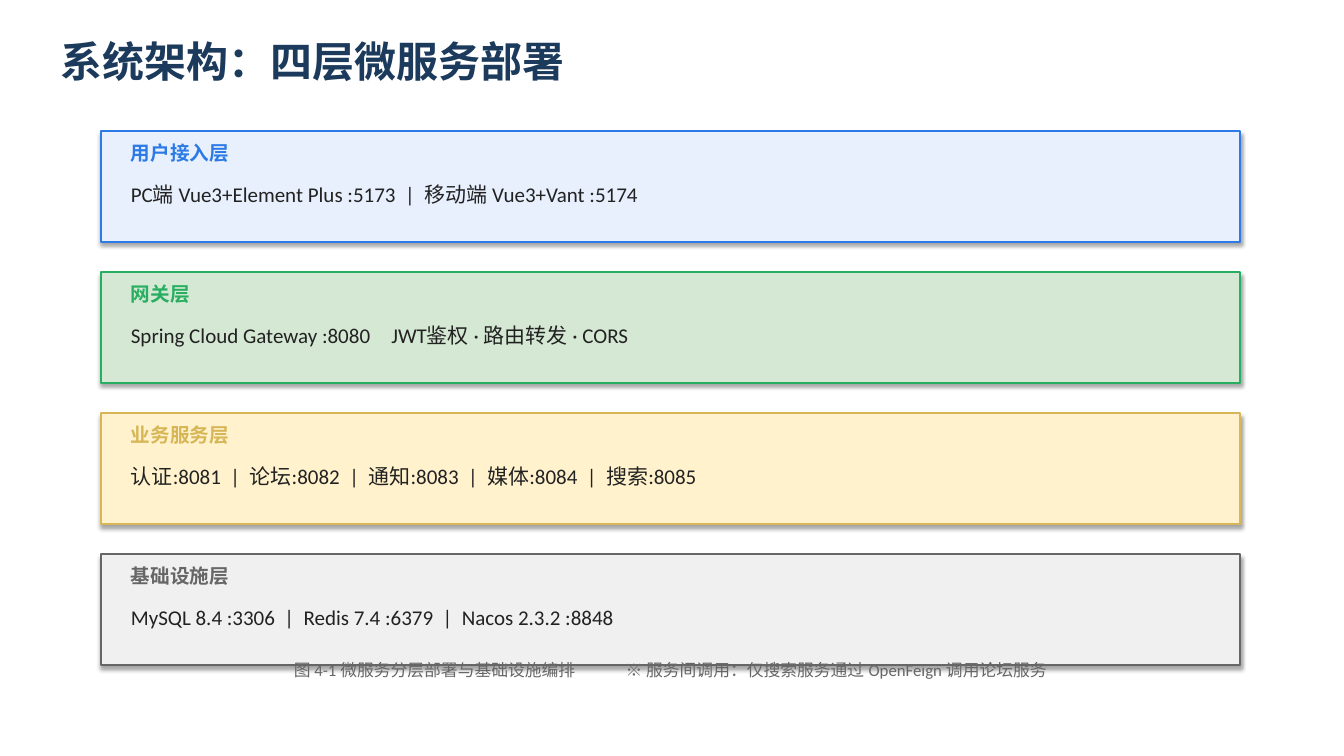
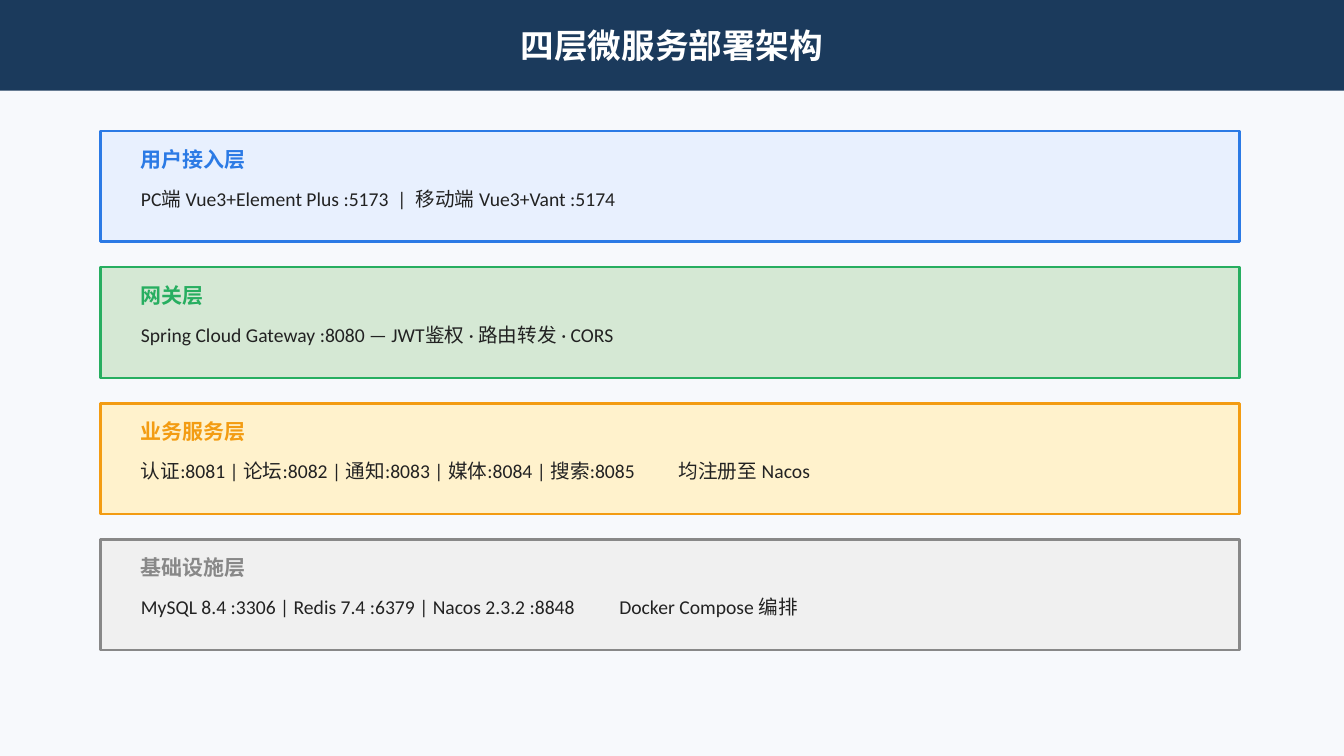
Before and after one commit to Wkjlovec/graduation_project_zhuang, a slide deck: slide 7 of docs/答辩PPT.pptx (slide 4 before the commit). Drawn at 1344x756 pixels with LibreOffice and Linux fonts; fonts in the diff are those of the drawing. Boxes give left, top, right and bottom in pixels: in the first picture for what was removed or moved away, otherwise in the second. Text is boxed around its words. In the diff, an @@ line names an element or a change of style, - is before the commit and + after.

```diff
--- a/docs/答辩PPT.pptx
+++ b/docs/答辩PPT.pptx
@@ background #FFFFFF to #F7F9FC @@
@@ rectangle "四层微服务部署架构" resized from (x1=60, y1=41, x2=564, y2=81) to (x1=0, y1=0, x2=1344, y2=91) @@
@@ rectangle "四层微服务部署架构" at (x1=0, y1=0, x2=1344, y2=91): vertical alignment top to middle; fill none to #1B3A5C @@
@@ text in rectangle at (x1=521, y1=29, x2=823, y2=62): text changed; size 30 to 24 pt; text colour #1B3A5C to #FFFFFF @@
-系统架构：四层微服务部署
+四层微服务部署架构
@@ rectangle at (x1=101, y1=131, x2=1240, y2=242): outline #2B7AE5 1.5 pt to #2B7AE5 2 pt; shadow off @@
@@ text "用户接入层" moved from (x1=131, y1=143, x2=229, y2=162) to (x1=141, y1=149, x2=246, y2=169) @@
@@ text "用户接入层" at (x1=141, y1=149, x2=246, y2=169): size 14 to 15 pt @@
@@ text "PC端 Vue3+Element Plus :5173 | ..." moved from (x1=131, y1=184, x2=637, y2=204) to (x1=141, y1=189, x2=615, y2=208) @@
@@ text "PC端 Vue3+Element Plus :5173 | ..." at (x1=141, y1=189, x2=615, y2=208): size 15 to 14 pt @@
@@ rectangle moved from (x1=101, y1=272, x2=1240, y2=383) to (x1=101, y1=267, x2=1240, y2=378) @@
@@ rectangle at (x1=101, y1=267, x2=1240, y2=378): outline #27AE60 1.5 pt to #27AE60 2 pt; shadow off @@
@@ text "网关层" at (x1=141, y1=285, x2=204, y2=305): size 14 to 15 pt @@
@@ text "网关层" moved from (x1=131, y1=284, x2=190, y2=303) to (x1=141, y1=285, x2=204, y2=305) @@
@@ text at (x1=141, y1=325, x2=614, y2=346): text changed; size 15 to 14 pt @@
-Spring Cloud Gateway :8080 JWT鉴权 · 路由转发 · CORS
+Spring Cloud Gateway :8080 — JWT鉴权 · 路由转发 · CORS
@@ rectangle moved from (x1=101, y1=413, x2=1240, y2=524) to (x1=101, y1=403, x2=1240, y2=514) @@
@@ rectangle at (x1=101, y1=403, x2=1240, y2=514): outline #D6B656 1.5 pt to #F39C12 2 pt; shadow off @@
@@ text "业务服务层" moved from (x1=131, y1=425, x2=229, y2=444) to (x1=141, y1=421, x2=246, y2=441) @@
@@ text "业务服务层" at (x1=141, y1=421, x2=246, y2=441): size 14 to 15 pt, text colour #D6B656 to #F39C12 @@
@@ text at (x1=141, y1=461, x2=810, y2=480): text changed; size 15 to 14 pt @@
-认证:8081 | 论坛:8082 | 通知:8083 | 媒体:8084 | 搜索:8085
+认证:8081 | 论坛:8082 | 通知:8083 | 媒体:8084 | 搜索:8085 均注册至 Nacos
@@ rectangle moved from (x1=101, y1=555, x2=1240, y2=665) to (x1=101, y1=539, x2=1240, y2=650) @@
@@ rectangle at (x1=101, y1=539, x2=1240, y2=650): outline #666666 1.5 pt to #888888 2 pt; shadow off @@
@@ text "基础设施层" moved from (x1=131, y1=566, x2=229, y2=585) to (x1=141, y1=557, x2=246, y2=577) @@
@@ text "基础设施层" at (x1=141, y1=557, x2=246, y2=577): size 14 to 15 pt, text colour #666666 to #888888 @@
@@ text at (x1=141, y1=597, x2=798, y2=617): text changed; size 15 to 14 pt @@
-MySQL 8.4 :3306 | Redis 7.4 :6379 | Nacos 2.3.2 :8848
+MySQL 8.4 :3306 | Redis 7.4 :6379 | Nacos 2.3.2 :8848 Docker Compose 编排
@@ text removed at (x1=294, y1=659, x2=1047, y2=681) @@
-图 4-1 微服务分层部署与基础设施编排 ※ 服务间调用：仅搜索服务通过 OpenFeign 调用论坛服务
```
Also in this commit, not shown: 5 other slides changed, 9 slides added, 2 slides removed, 1 other file.
